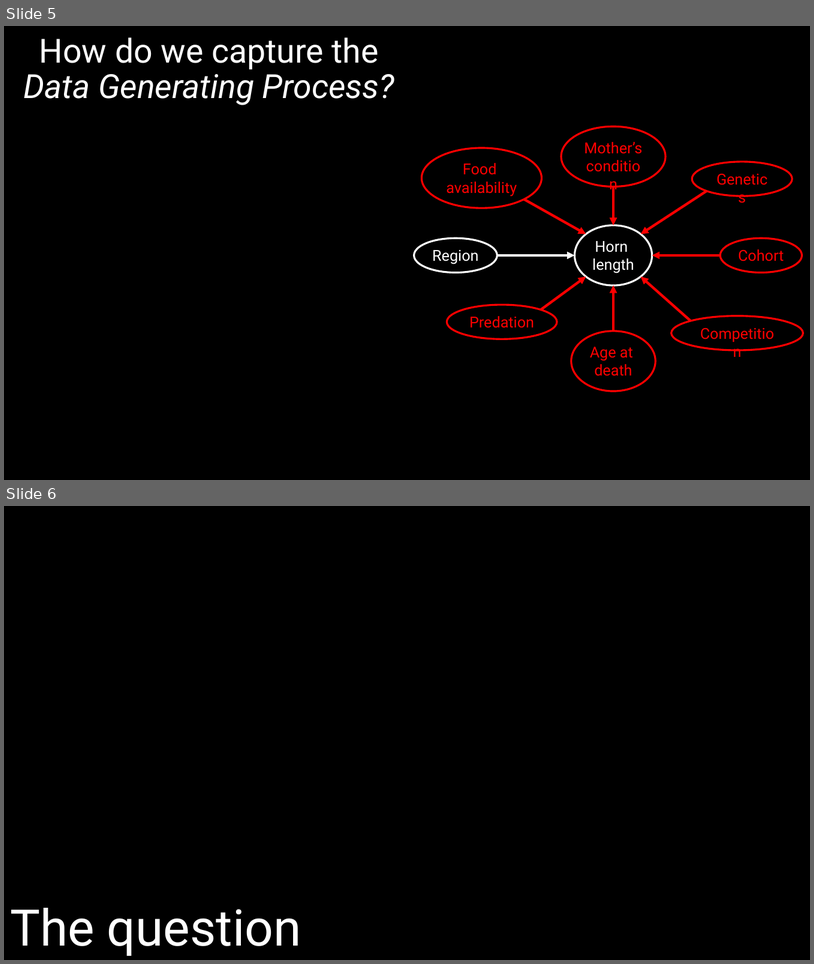
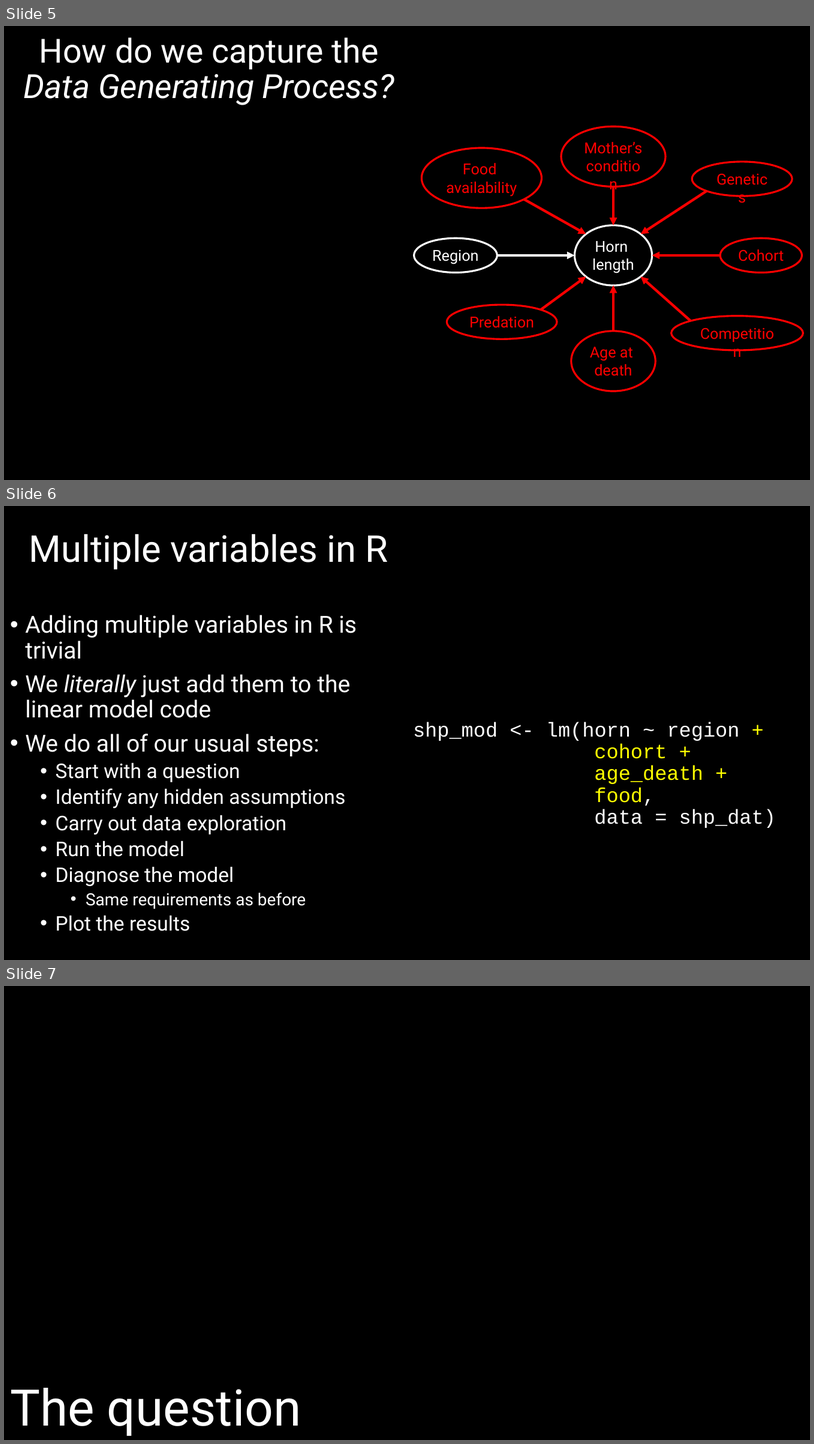
Before and after one commit to DeonRoos/stats-for-biologists, a slide deck: Lecture 9 - Multivariate LM/Slides/Lecutre 7.1 Multiple LM theory.pptx. Shown one above the other, each under a label of ours: slides 5 and 6 before the commit, slides 5, 6 and 7 after it. The pictures are 814x964 and 814x1444 pixels, drawn with LibreOffice and Linux fonts; fonts in the diff are those of the drawing; grey boxes stand for pictures. Boxes give left, top, right and bottom in pixels: in the first picture for what was removed or moved away, otherwise in the second. Text is boxed around its words. In the diff, an @@ line names an element or a change of style, - is before the commit and + after.

Commit message:
Tweaks to multi variable lecture

```diff
--- a/Lecture 9 - Multivariate LM/Slides/Lecutre 7.1 Multiple LM theory.pptx
+++ b/Lecture 9 - Multivariate LM/Slides/Lecutre 7.1 Multiple LM theory.pptx
@@ slide 6 added at [4, 506, 810, 960], background #000000 @@
@@ title added at [29, 534, 389, 570], 44 pt, text #FFFFFF @@
+Multiple variables in R
@@ text added at [25, 615, 357, 931], 24 pt, text #FFFFFF @@
+• Adding multiple variables in R is trivial
+• We literally just add them to the linear model code
+• We do all of our usual steps:
+  • Start with a question
+  • Identify any hidden assumptions
+  • Carry out data exploration
+  • Run the model
+  • Diagnose the model
+    • Same requirements as before
+  • Plot the results
@@ text added at [413, 721, 776, 828], 24 pt, text #FFFFFF @@
+shp_mod <- lm(horn ~ region +
+cohort +
+age_death +
+food,
+data = shp_dat)
@@ what was slide 6 is now slide 7 @@
```
Also in this commit, not shown: 5 slides changed, 2 other slides added, 5 other files.
